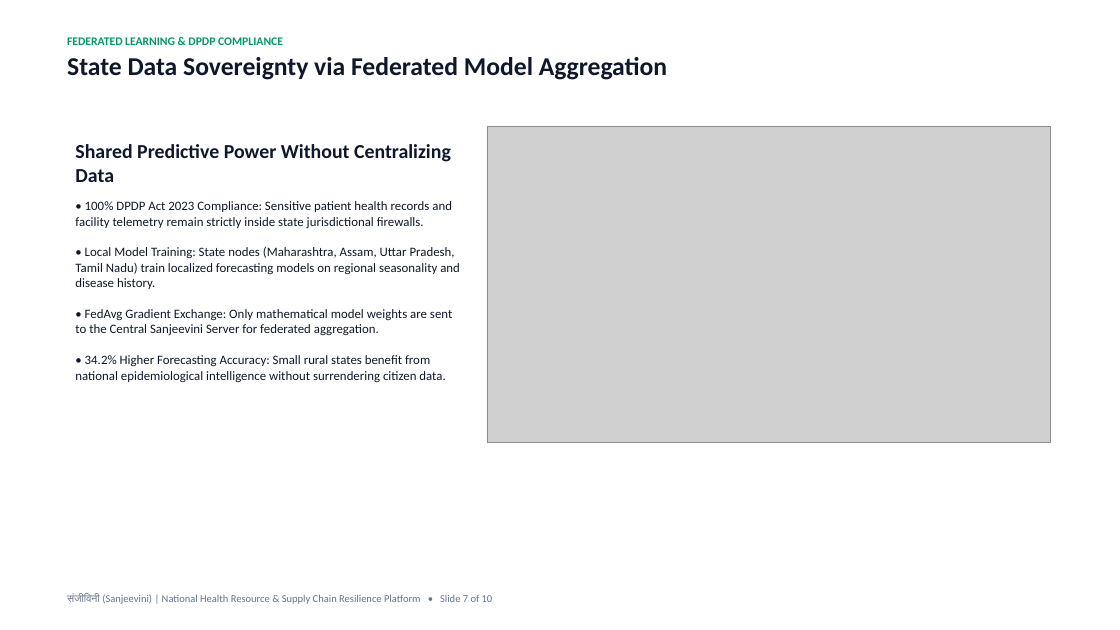
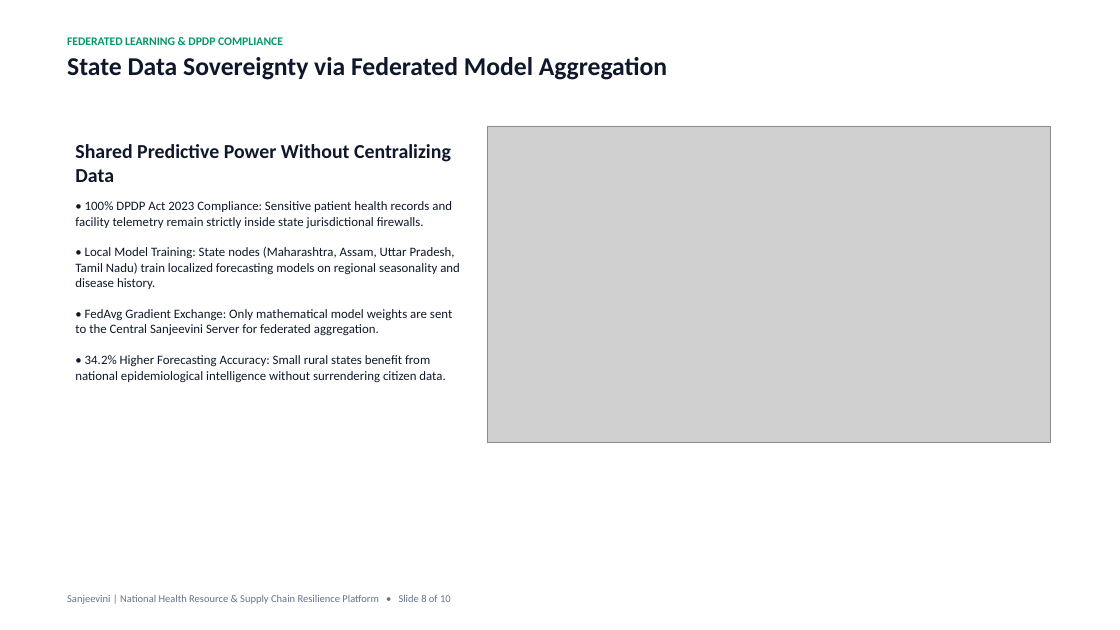
Before and after one commit to chiraghs/Sanjeevini, a slide deck: slide 8 of Pitch-DECK/Sanjeevini-Pitch-Deck.pptx (slide 7 before the commit). Drawn at 1120x630 pixels with LibreOffice and Linux fonts; fonts in the diff are those of the drawing; grey boxes stand for pictures. Boxes give left, top, right and bottom in pixels: in the first picture for what was removed or moved away, otherwise in the second. Text is boxed around its words. In the diff, an @@ line names an element or a change of style, - is before the commit and + after.

Commit message:
docs(pitch-deck): remove Devanagari Hindi text and integrate 5-tier System Architecture from README into 10-slide deck

```diff
--- a/Pitch-DECK/Sanjeevini-Pitch-Deck.pptx
+++ b/Pitch-DECK/Sanjeevini-Pitch-Deck.pptx
@@ text at (67, 594, 451, 604): text changed @@
-संजीविनी (Sanjeevini) | National Health Resource & Supply Chain Resilience Platform • Slide 7 of 10
+Sanjeevini | National Health Resource & Supply Chain Resilience Platform • Slide 8 of 10
```
Also in this commit, not shown: 8 other slides changed, 1 slide added, 1 slide removed, 2 other files.
